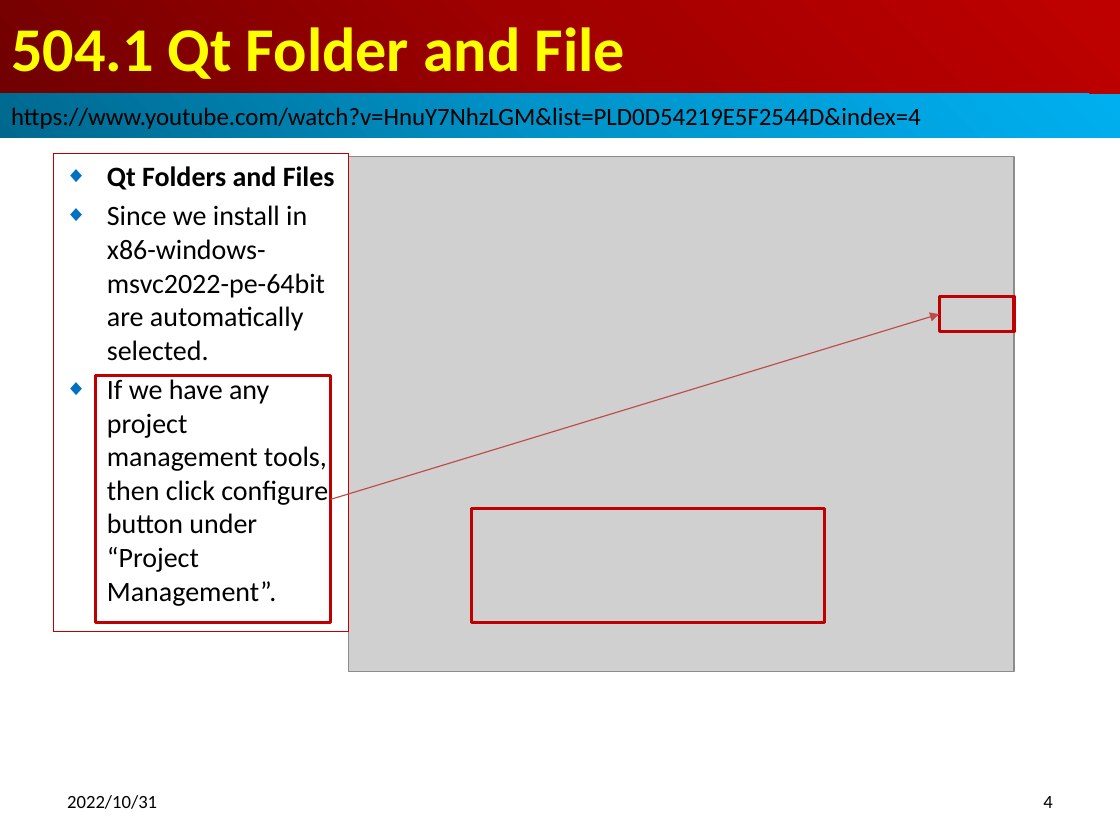
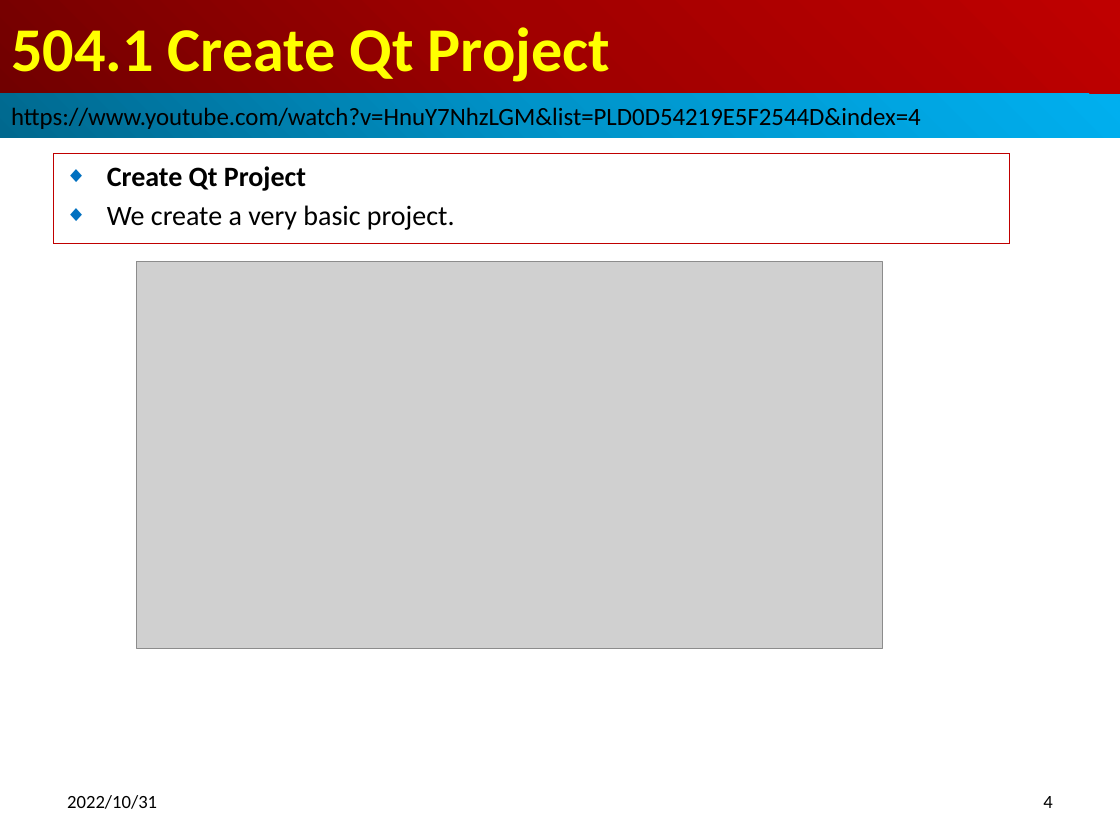
Before and after one commit to peterhchen/012_Qt, a slide deck: slide 4 of 504_Basic_QtApp.pptx. Drawn at 1120x840 pixels with LibreOffice and Linux fonts; fonts in the diff are those of the drawing; grey boxes stand for pictures. Boxes give left, top, right and bottom in pixels: in the first picture for what was removed or moved away, otherwise in the second. Text is boxed around its words. In the diff, an @@ line names an element or a change of style, - is before the commit and + after.

```diff
--- a/504_Basic_QtApp.pptx
+++ b/504_Basic_QtApp.pptx
@@ title at <box>11,27,610,82</box>: text changed @@
-504.1 Qt Folder and File
+504.1 Create Qt Project
@@ subtitle "Create Qt Project": place and size @@
-subtitle "Create Qt Project" at <box>54,153,348,632</box>
+subtitle "Create Qt Project" at <box>54,153,1010,244</box>
@@ subtitle at <box>107,166,455,230</box>: text changed @@
-◆ Qt Folders and Files
-◆ Since we install in x86-windows-msvc2022-pe-64bit are automatically selected.
-◆ If we have any project management tools, then click configure button under “Project Management”.
+◆ Create Qt Project
+◆ We create a very basic project.
@@ picture removed at <box>348,157,1014,672</box> @@
@@ picture added at <box>137,262,883,648</box> @@
@@ rectangle removed at <box>940,297,1015,332</box> @@
@@ arrow removed from (330, 500) to (940, 315) @@
@@ rectangle removed at <box>95,376,330,623</box> @@
@@ rectangle removed at <box>472,508,824,623</box> @@
```
Also in this commit, not shown: 1 other slide changed, 9 slides added, 1 other file.
